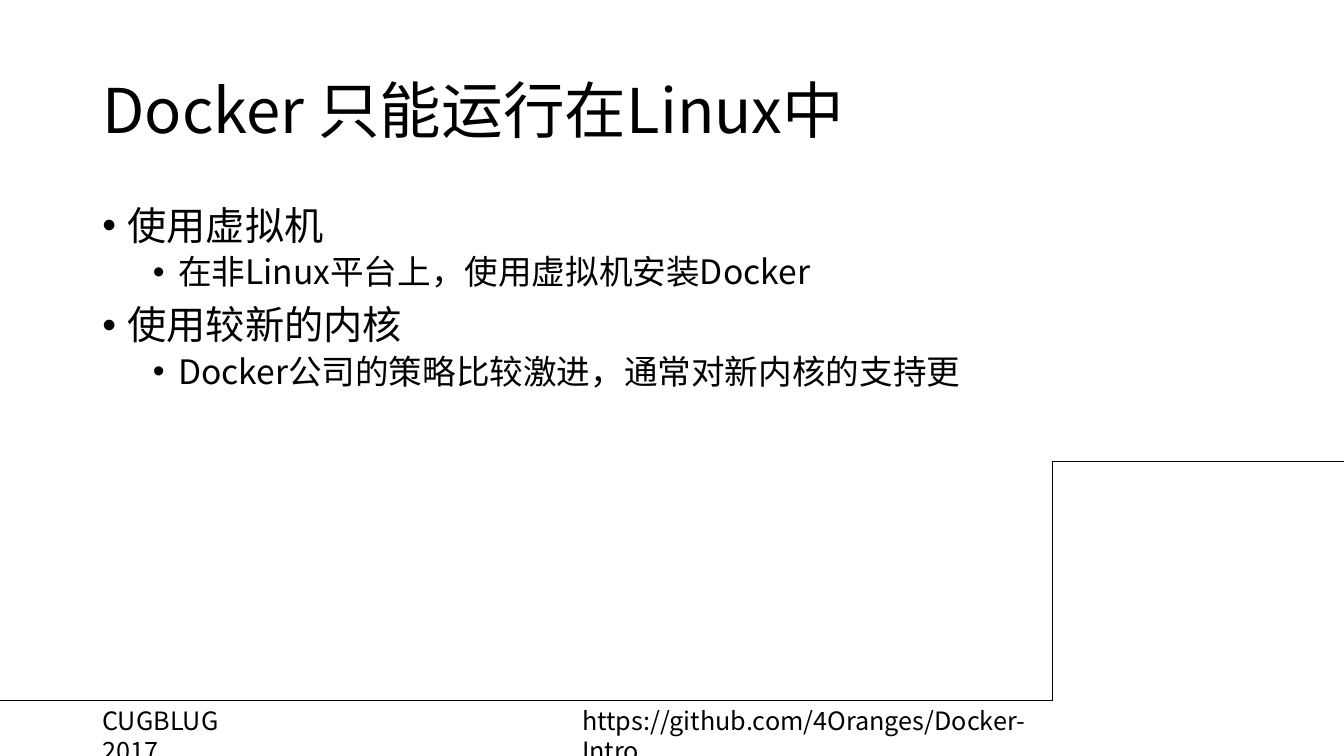
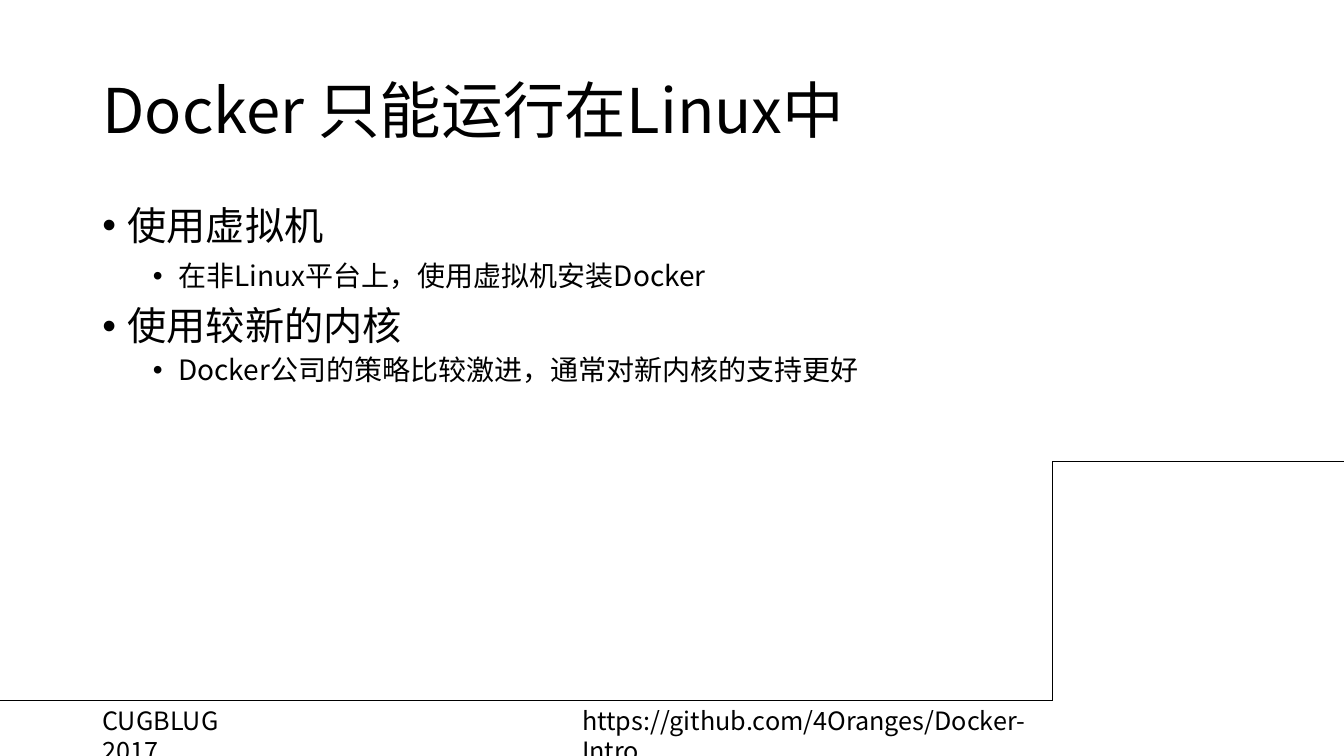
Before and after one commit to ZigZagT/Docker-Intro, a slide deck: slide 9 of Docker Intro.pptx. Drawn at 1344x756 pixels with LibreOffice and Linux fonts; fonts in the diff are those of the drawing; background and template pictures are left out. Boxes give left, top, right and bottom in pixels: in the first picture for what was removed or moved away, otherwise in the second. Text is boxed around its words. In the diff, an @@ line names an element or a change of style, - is before the commit and + after.

```diff
--- a/Docker Intro.pptx
+++ b/Docker Intro.pptx
@@ text at <box>178,262,706,289</box>: size 24 to 20 pt in "在非Linux平台上，使用虚拟机安装Docker"; list level 2 to 3 in "在非Linux平台上，使用虚拟机安装Docker" @@
@@ text at <box>178,356,859,383</box>: text changed; size 24 to 20 pt @@
-  • Docker公司的策略比较激进，通常对新内核的支持更
+  • Docker公司的策略比较激进，通常对新内核的支持更好
```
Also in this commit, not shown: 7 other slides changed, 7 slides added, 1 slide removed.
